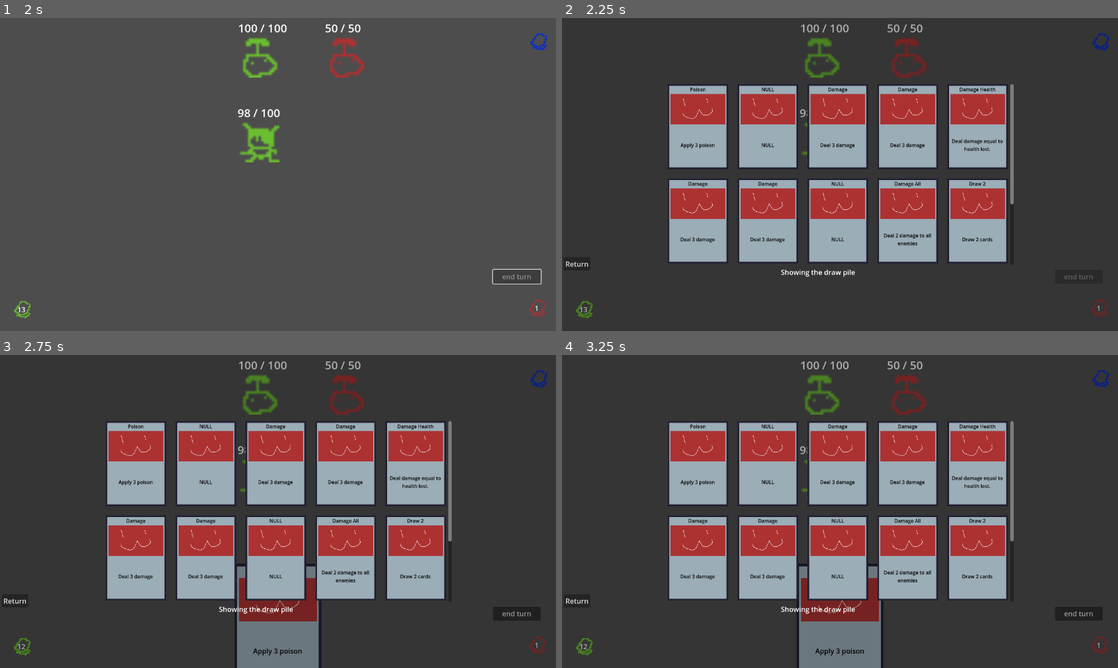
Above: before the commit, frames 1-4 (two rows, left to right).
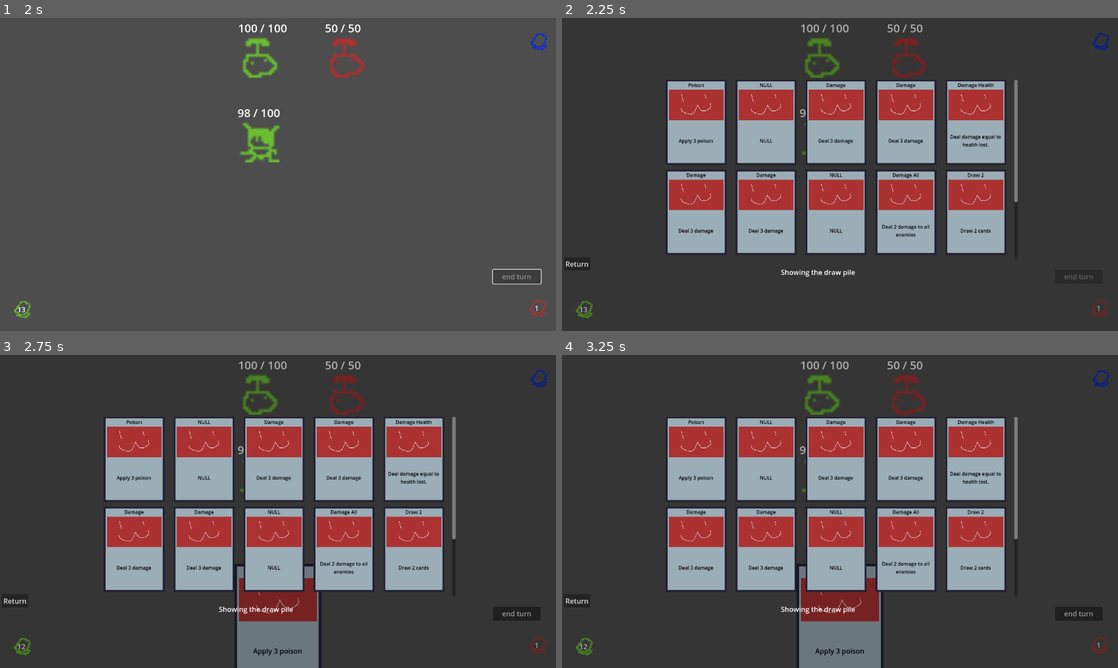
Above: after the commit, the same moments.

Repository: Saplings-Projects/1M_sub
Game: Godot game, scene res://#Scenes/TestingScene.tscn
Same seed, same stepped clock (60 frames per second), same inputs: the game is played once before the commit and once after it.
Inputs (mouse positions are in pixels of both pictures, inside the frame that each line leads up to):
- Up to frame 1 (2 s): click (278, 287) at 0.5 s; click "end turn" at 1.25 s
- Up to frame 2 (2.25 s): click "13" at 2 s
- Up to frame 3 (2.75 s): no input
- Up to frame 4 (3.25 s): click "12" at 2.75 s

Frame 1 is identical in both runs. In frame 2, 13% of the frame differs, in the area x 19-82%, y 19-78%; in frame 3, 13%, in the area x 19-82%, y 19-79%; in frame 4, 13%.

Commit message:
Changed the settings of GridContainer so cards first show in the center part 2

Diff:
--- a/#Scenes/CardScrollUI.tscn
+++ b/#Scenes/CardScrollUI.tscn
@@ -10,8 +10,6 @@
 grow_horizontal = 2
 grow_vertical = 2
 script = ExtResource("1_sopxy")
-metadata/_edit_vertical_guides_ = [625.0]
-metadata/_edit_horizontal_guides_ = [360.0]
 
 [node name="ColorRect" type="ColorRect" parent="."]
 layout_mode = 1
@@ -31,28 +29,20 @@
 text = "Return"
 
 [node name="ScrollContainer" type="ScrollContainer" parent="."]
-custom_minimum_size = Vector2(800, 405)
 layout_mode = 1
-anchors_preset = 8
-anchor_left = 0.5
-anchor_top = 0.5
-anchor_right = 0.5
-anchor_bottom = 0.5
-offset_left = -400.0
-offset_top = -208.0
-offset_right = 400.0
-offset_bottom = 208.0
-grow_horizontal = 2
-grow_vertical = 2
-follow_focus = true
+offset_left = 223.0
+offset_top = 142.0
+offset_right = 1049.0
+offset_bottom = 555.205
 
 [node name="GridContainer" type="GridContainer" parent="ScrollContainer"]
+custom_minimum_size = Vector2(186.475, 200)
 layout_direction = 1
 layout_mode = 2
 size_flags_horizontal = 6
 size_flags_vertical = 6
 theme_override_constants/h_separation = 20
-theme_override_constants/v_separation = 20
+theme_override_constants/v_separation = 10
 columns = 5
 
 [node name="Label" type="Label" parent="."]
